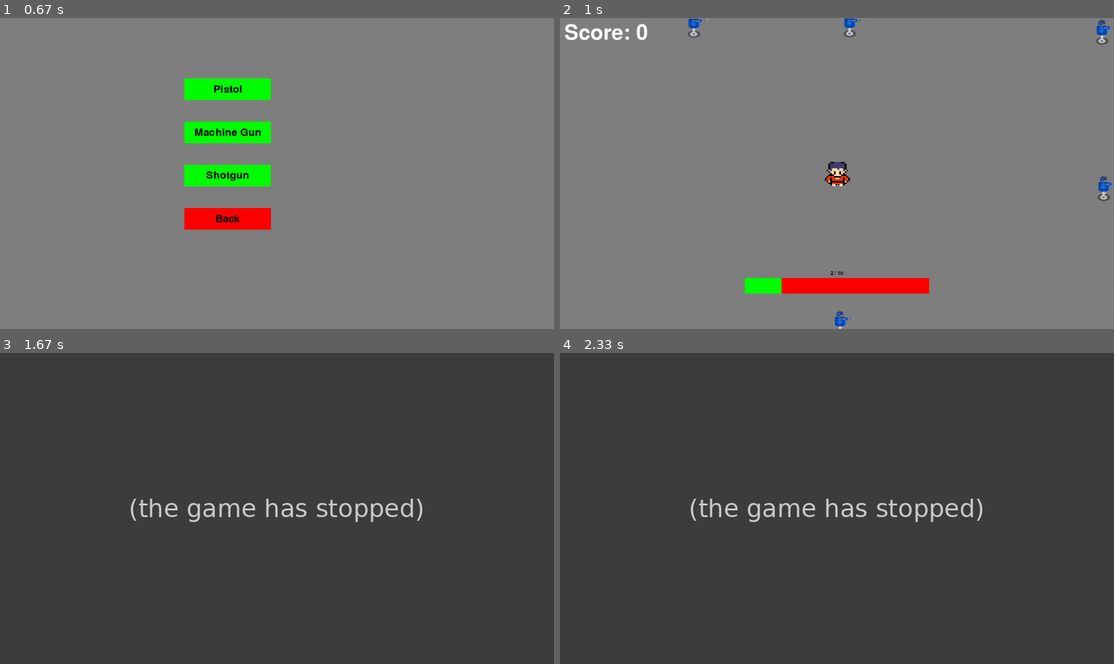
Above: before the commit, frames 1-4 (two rows, left to right).
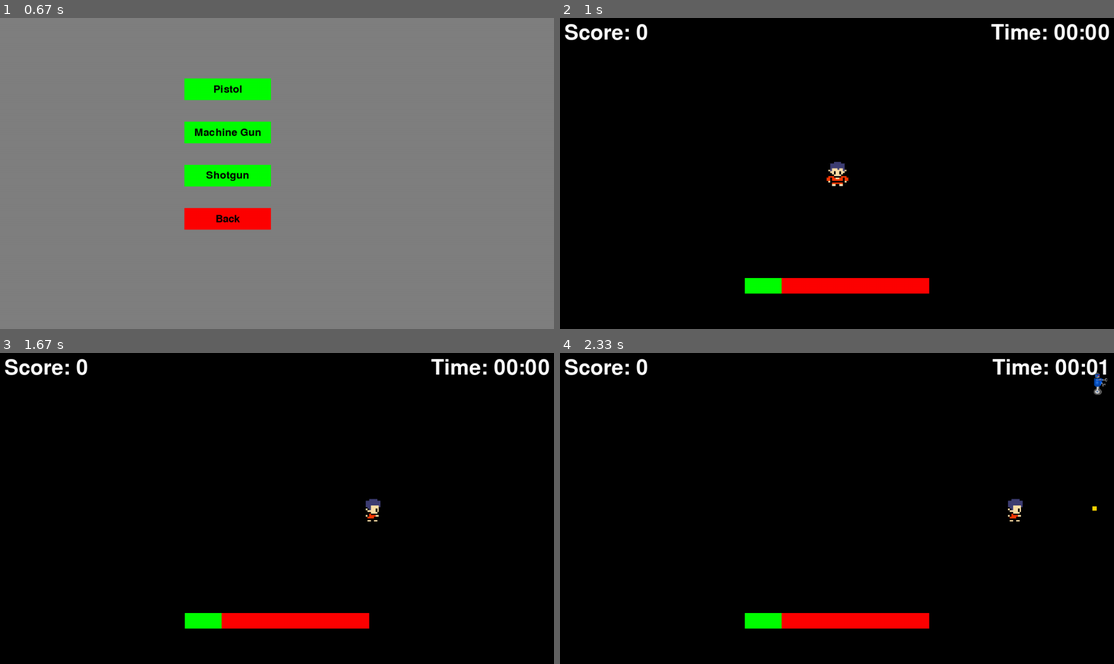
Above: after the commit, the same moments.

Repository: BeanSparrow/ChatGPT-Assisted-PyGame
Game: pygame game, started from game.py
The game is run twice, just before and just after one commit, with the same random seed, the same clock (stepped at 60 frames per second) and the same inputs.
Inputs (mouse positions are in pixels of both pictures, inside the frame that each line leads up to):
- Up to frame 1 (0.67 s): press the mouse at (321, 142) at 0.37 s; move the mouse to (360, 154) at 0.47 s; release the mouse at (404, 167) at 0.6 s
- Up to frame 2 (1 s): press the mouse at (787, 89) at 0.7 s; move the mouse to (914, 185) at 0.8 s; release the mouse at (1041, 282) at 0.93 s
- Up to frame 3 (1.67 s): hold Esc 1-1.47 s; hold D 1-1.47 s; move the mouse to (132, 393) at 1.03 s; hold Esc from 1.5 s (still down); hold D from 1.5 s (still down)
- Up to frame 4 (2.33 s): release Esc at 1.97 s; release D at 1.97 s; hold D from 2 s (still down)

Frame 1 is identical in both runs. In frame 2, 98% of the frame differs, in the area x 0-100%, y 0-100%; in frame 3, 100%; in frame 4, 100%.
Before the commit the program exited at 1 s; later frames show no game.

Commit message:
Many Updates, Pause Menu and EXP

Diff:
--- a/Ideas.txt
+++ b/Ideas.txt
@@ -15,3 +15,6 @@
 If Continuous Design:
     Background to move and the player stays in the center
     Enemies move closer to player as player moves in their direction
+
+
+Timer in top right
--- a/enemy.py
+++ b/enemy.py
@@ -7,17 +7,41 @@
         super().__init__()
 
         # Enemy Stats
-        self.picture_path = "Assets\Img\Enemy\Robot\Robot_move_right.png"
         self.size = 60
         self.radius = self.size // 2
-        self.image = pygame.image.load(self.picture_path).convert_alpha()
-        self.image = pygame.transform.scale(self.image, (self.size, self.size))
-        self.rect = self.image.get_rect(center=(width // 2, height // 2))
         self.speed = 1
+        self.current_health = 20
+        self.max_health = 20
+
+        # Animation Values
+        self.tick_count = 0
+        self.switch_interval = 30
+
+        #  Screen Stats
         self.screen_width = width
         self.screen_height = height
-        self.current_health = 20
-        self.max_health = 20
+
+        # Load multiple sprites for different directions
+        self.image_left1 = pygame.transform.scale(pygame.image.load("Assets\Img\Enemy\Robot\\robot_move_left.png").convert_alpha(), (self.size, self.size))
+        self.image_left2 = pygame.transform.scale(pygame.image.load("Assets\Img\Enemy\Robot\\robot_move_left_extend.png").convert_alpha(), (self.size, self.size))
+        self.image_up1 = pygame.transform.scale(pygame.image.load("Assets\Img\Enemy\Robot\\robot_left_updown.png").convert_alpha(), (self.size, self.size))
+        self.image_up2 = pygame.transform.scale(pygame.image.load("Assets\Img\Enemy\Robot\\robot_left_updown_extend.png").convert_alpha(), (self.size, self.size))
+
+         # Create sprites for right and down directions by flipping the left and up sprites
+        self.image_right1 = pygame.transform.flip(self.image_left1, True, False)
+        self.image_right2 = pygame.transform.flip(self.image_left2, True, False)
+        self.image_down1 = pygame.transform.flip(self.image_up1, True, False)
+        self.image_down2 = pygame.transform.flip(self.image_up2, True, False)
+
+         # Start with default images
+        self.image_right = self.image_right1
+        self.image_left = self.image_left1
+        self.image_up = self.image_up1
+        self.image_down = self.image_down1
+        self.image = self.image_right
+
+        self.rect = self.image.get_rect(center=(width // 2, height // 2))
+
 
     def set_initial_position(self):
         # Choose a random side of the screen (0=top, 1=right, 2=bottom, 3=left)
@@ -40,6 +64,9 @@
         self.current_health -= damage
 
     def move(self, player_x, player_y):
+        old_centerx = self.rect.centerx
+        old_centery = self.rect.centery
+
         dx = player_x - self.rect.centerx
         dy = player_y - self.rect.centery
         distance_to_player = max(1, math.hypot(dx, dy))
@@ -48,6 +75,39 @@
 
         self.rect.centerx += dx * self.speed
         self.rect.centery += dy * self.speed
+
+        # Increment tick count
+        self.tick_count += 1
+        if self.tick_count >= self.switch_interval:
+            # Switch images
+            if self.image_right == self.image_right1:
+                self.image_right = self.image_right2
+                self.image_left = self.image_left2
+                self.image_up = self.image_up2
+                self.image_down = self.image_down2
+            else:
+                self.image_right = self.image_right1
+                self.image_left = self.image_left1
+                self.image_up = self.image_up1
+                self.image_down = self.image_down1
+
+            # Reset tick count
+            self.tick_count = 0
+
+        # Determine direction based on old and new positions
+        delta_x = self.rect.centerx - old_centerx
+        delta_y = self.rect.centery - old_centery
+
+        if abs(delta_x) > abs(delta_y):  # Moving more horizontally than vertically
+            if delta_x > 0:  # Moving right
+                self.image = self.image_right
+            else:  # Moving left
+                self.image = self.image_left
+        else:  # Moving more vertically than horizontally
+            if delta_y > 0:  # Moving down
+                self.image = self.image_down
+            else:  # Moving up
+                self.image = self.image_up
 
     def draw_health_bar(self, screen):
         padding = 10
--- /dev/null
+++ b/exp_coin.py
@@ -0,0 +1,16 @@
+import pygame
+
+class EXPCoin(pygame.sprite.Sprite):
+    def __init__(self, x, y):
+        super().__init__()
+
+        # Enemy Stats
+        self.picture_path = "Assets\Img\Experience\XP_coin.png"
+        self.size = 30
+        self.x = x
+        self.y = y
+
+         # Load multiple sprites for different directions
+        self.image = pygame.transform.scale(pygame.image.load(self.picture_path).convert_alpha(), (self.size, self.size))
+        self.rect = self.image.get_rect()
+        self.rect.center = (x, y)
--- a/game.py
+++ b/game.py
@@ -6,10 +6,15 @@
 import random
 from player import Player
 from enemy import Enemy
+from exp_coin import EXPCoin
 from menus import create_main_menu
 from menus import create_weapon_selection_menu
 from menus import show_game_over_screen
+from menus import show_pause_menu
+from hud import draw_score
+from hud import draw_timer
 from health_bar import HealthBar
+from settings import Settings
 #endregion
 
 #region #### PYGAME INITIALIZE ####
@@ -21,9 +26,11 @@
     game.player.reset()
     game.enemy_sprites.empty()
     game.bullet_sprites.empty()
-    game.score = 0
-    game.enemies_spawned = 0
-    game.game_over_condition = False
+    game.exp_coins_sprites.empty()
+    game.settings.score = 0
+    game.settings.game_over_condition = False
+    game.settings.total_game_time = 0
+    game.settings.paused = False
     # Other reset logic can be added here as needed
 
 #endregion
@@ -32,6 +39,7 @@
 playerDeath = pygame.USEREVENT + 1
 enemyHit = pygame.USEREVENT + 2
 playerHit = pygame.USEREVENT + 3
+expPickup = pygame.USEREVENT +  4
 #endregion
 
 #region #### GLOBAL SETTINGS ####
@@ -42,35 +50,36 @@
 WHITE = (255, 255, 255)
 RED = (255, 0, 0)
 GRAY = (128, 128, 128)
+BLACK = (0, 0, 0)
 #endregion
 
 #region #### GAME CLASS ####
 class Game:
     #region #### GAME INITIALIZATION ####
     def __init__(self):
-        # Set up the display settings
-        self.screen_width = SCREEN_WIDTH
-        self.screen_height = SCREEN_HEIGHT
+        # Creating Settings
+        self.settings = Settings(SCREEN_WIDTH, SCREEN_HEIGHT)
 
         # Set up the display in fullscreen mode
         self.screen = pygame.display.set_mode((0, 0), pygame.FULLSCREEN)
-        pygame.display.set_caption("Untitled Hored Shooter")
-
-        # Create the player and enemy objects
+        pygame.display.set_caption("Untitled Hoard Shooter")
+
+        # Create the player
         self.player_group = pygame.sprite.Group()
-        self.player = Player(SCREEN_WIDTH // 2, SCREEN_HEIGHT // 2, SCREEN_WIDTH, SCREEN_HEIGHT)
+        self.player = Player(self.settings.screen_width // 2, self.settings.screen_height // 2, self.settings.screen_width, self.settings.screen_height)
         self.player_group.add(self.player)
 
         # Create the Health Bar Object
         self.health_bar = HealthBar(self.screen, self.player)
 
-        # Create the enemy sprite group
+        # Store Enemies
         self.enemy_sprites = pygame.sprite.Group()
-        self.max_enemies = 5  # The maximum number of enemies to create
-        self.enemies_spawned = 0  # The number of enemies that have been spawned
 
         # Store Bullets
         self.bullet_sprites = pygame.sprite.Group()
+
+        # Store Exp Coins
+        self.exp_coins_sprites = pygame.sprite.Group()
 
         # Timer for auto-firing bullets
         self.fire_timer = 0
@@ -79,26 +88,23 @@
         # Collision Event
         self.enemy_hit = False
         self.player_hit = False
+        self.player_gained_exp = False
         self.enemy_collisions = {}  # Dictionary to store enemy collisions
         self.player_collisions = {}  # Dictionary to store player collisions
-
-        #Game Over Condition
-        self.game_over_condition = False
-
-        #Score Counter
-        self.score = 0
+        self.exp_pickup_collision = {} # Dictionary to store XP Collisions
 
     #endregion
 
     #region #### GAME METHODS ####
     #region #### EVENT HANDLING ####
-    def handle_enemy_spawning(self):
+    def handle_enemy_spawning(self, dt):
         # Check if it's time to spawn a new enemy
-        if self.enemies_spawned < self.max_enemies:
-            enemy = Enemy(SCREEN_WIDTH, SCREEN_HEIGHT)
+        self.settings.enemy_timer += dt
+        if self.settings.enemy_timer >= self.settings.enemy_interval and len(self.enemy_sprites.sprites()) < self.settings.max_enemies:
+            enemy = Enemy(self.settings.screen_width, self.settings.screen_height)
             enemy.set_initial_position()
+            self.settings.enemy_timer = 0
             self.enemy_sprites.add(enemy)
-            self.enemies_spawned += 1
 
     def handle_events(self):
         # Custom Events
@@ -108,6 +114,11 @@
             pygame.event.post(pygame.event.Event(enemyHit))
         if self.player_hit:
             pygame.event.post(pygame.event.Event(playerHit))
+        if self.player_gained_exp:
+            pygame.event.post(pygame.event.Event(expPickup))
+
+        # Get Current Time
+        current_time = pygame.time.get_ticks()
 
         # Event handling
         for event in pygame.event.get():
@@ -116,14 +127,16 @@
                 self.quit_game()
             # End Game on Player Death
             if event.type == playerDeath:
-                self.game_over_condition = True
+                self.settings.game_over_condition = True
             # Handle Enemy Hit
             if event.type == enemyHit:
                 for bullet, enemies in self.enemy_collisions.items():
                     for enemy in enemies:
                         enemy.take_damage(self.player.weapon.damage)
                         if enemy.current_health <= 0:
-                            self.score += 1
+                            self.settings.score += 1
+                            exp_coin = EXPCoin(enemy.rect.centerx, enemy.rect.centery)
+                            self.exp_coins_sprites.add(exp_coin)
                             enemy.kill()
                 self.enemy_hit = False
                 self.enemy_collisions = {}
@@ -135,11 +148,18 @@
                         enemy.kill()
                 self.player_hit = False
                 self.player_collisions = {}
+            # Handle EXP Pickup
+            if event.type == expPickup:
+                for player, exp_coins in self.exp_pickup_collision.items():
+                    for exp in exp_coins:
+                        exp.kill()
+                        player.experience += 1
 
         # Keyboard input handling
         keys = pygame.key.get_pressed()
-        if keys[pygame.K_ESCAPE]:
-            self.quit_game()
+        if keys[pygame.K_ESCAPE] and current_time - self.settings.last_pause_time >= self.settings.pause_cooldown:
+            self.settings.paused = not self.settings.paused  # Toggle the pause state
+            self.settings.last_pause_time = current_time  # Update the last key time
         if keys[pygame.K_w]:
             self.player.move(0, -self.player.speed)
         if keys[pygame.K_s]:
@@ -165,6 +185,11 @@
         if player_collision:
             self.player_hit = True
             self.player_collisions = player_collision
+
+        exp_pickup_collision = pygame.sprite.groupcollide(self.player_group, self.exp_coins_sprites, False, False)
+        if exp_pickup_collision:
+            self.player_gained_exp = True
+            self.exp_pickup_collision = exp_pickup_collision
     #endregion
 
     #region #### UPDATES ####
@@ -177,9 +202,16 @@
         self.bullet_sprites.update()
         self.bullet_sprites.draw(self.screen)
 
+        # Draw Exp Coins
+        self.exp_coins_sprites.draw(self.screen)
+
         for bullet in self.bullet_sprites:
             if bullet.distance_traveled >= bullet.max_distance:
                 bullet.kill()
+
+        draw_score(game)
+        draw_timer(game)
+
 
 
     def fireBulletUpdate(self):
@@ -194,7 +226,7 @@
     #region #### DRAWING ####
     def draw(self):
         # Fill the screen with white
-        self.screen.fill(GRAY)
+        self.screen.fill(BLACK)
 
         # Draw the player
         self.player_group.draw(self.screen)
@@ -206,11 +238,6 @@
         self.collision_check()
         # Update Game State
         self.update()
-
-        # Draw the score on the top left corner
-        font = pygame.font.Font(None, 72)
-        score_text = font.render(f"Score: {self.score}", True, WHITE)
-        self.screen.blit(score_text, (10, 10))  # Display score at (10, 10)
 
         # Update the display
         pygame.display.flip()
@@ -221,24 +248,35 @@
         # Main game loop
         clock = pygame.time.Clock()
         while True:
-            clock.tick(60)  # Limit frame rate to 60 FPS
+            dt = clock.tick(60)  # Limit frame rate to 60 FPS
             self.handle_events()
-            self.handle_enemy_spawning()
-            self.draw()
-
-            # Auto-fire bullets
-            self.fire_timer += clock.get_time()
-            if self.fire_timer >= self.player.weapon.fire_interval:
-                self.fireBulletUpdate()
-                self.fire_timer = 0
-
-            if self.game_over_condition:
-                restart_choice = show_game_over_screen(self.screen, self.screen_width, self.screen_height)
-                if restart_choice == "restart":
+
+            if not self.settings.paused:
+                self.settings.total_game_time += dt
+                self.handle_enemy_spawning(dt)
+                self.draw()
+
+                # Auto-fire bullets
+                self.settings.fire_timer += clock.get_time()
+                if self.settings.fire_timer >= self.player.weapon.fire_interval:
+                    self.fireBulletUpdate()
+                    self.settings.fire_timer = 0
+
+                if self.settings.game_over_condition:
+                    restart_choice = show_game_over_screen(self.screen, self.settings.screen_width, self.settings.screen_height)
+                    if restart_choice == "restart":
+                        initialize_game(self)
+                        return "restart"
+                    else:
+                        break
+            else:
+                pause_restart_choice = show_pause_menu(game)
+                if pause_restart_choice == "restart":
                     initialize_game(self)
                     return "restart"
-                else:
-                    break
+
+
+
 
     #endregion
 
--- /dev/null
+++ b/hud.py
@@ -0,0 +1,20 @@
+# On Screen Visuals
+import pygame
+
+WHITE = (255, 255, 255)
+
+def draw_score(game):
+    # Draw the score on the top left corner
+    score_font = pygame.font.Font(None, 72)
+    score_text = score_font.render(f"Score: {game.settings.score}", True, WHITE)
+    game.screen.blit(score_text, (10, 10))  # Display score at (10, 10)
+
+def draw_timer(game):
+    # Draw the timer
+    minutes, milliseconds = divmod(game.settings.total_game_time, 60000)  # 60000 milliseconds = 1 minute
+    seconds = milliseconds // 1000
+    milliseconds %= 1000
+    timer_font = pygame.font.Font(None, 72)
+    timer_text = timer_font.render(f"Time: {int(minutes):02}:{int(seconds):02}", True, WHITE)
+    timer_rect = timer_text.get_rect(topright=(game.settings.screen_width - 10, 10))  # Position the timer in the top right corner
+    game.screen.blit(timer_text, timer_rect)
--- a/menus.py
+++ b/menus.py
@@ -11,8 +11,8 @@
             self.screen.fill((128, 128, 128))
 
             # Draw the main menu buttons
-            play_button_rect = pygame.Rect(self.screen_width / 2, (self.screen_height / 2) - 100, 200, 50)
-            quit_button_rect = pygame.Rect(self.screen_width / 2, (self.screen_height / 2) + 100, 200, 50)
+            play_button_rect = pygame.Rect(self.settings.screen_width / 2, (self.settings.screen_height / 2) - 100, 200, 50)
+            quit_button_rect = pygame.Rect(self.settings.screen_width / 2, (self.settings.screen_height / 2) + 100, 200, 50)
 
             pygame.draw.rect(self.screen, (0, 255, 0), play_button_rect)
             pygame.draw.rect(self.screen, (255, 0, 0), quit_button_rect)
@@ -45,10 +45,10 @@
         self.screen.fill((128, 128, 128))
 
         # Draw the weapon selection buttons
-        pistol_button_rect = pygame.Rect(self.screen_width / 3, (self.screen_height / 3) - 100, 200, 50)
-        machinegun_button_rect = pygame.Rect(self.screen_width / 3, self.screen_height / 3, 200, 50)
-        shotgun_button_rect = pygame.Rect(self.screen_width / 3, (self.screen_height / 3) + 100, 200, 50)
-        back_button_rect = pygame.Rect(self.screen_width / 3, (self.screen_height / 3) + 200, 200, 50)
+        pistol_button_rect = pygame.Rect(self.settings.screen_width / 3, (self.settings.screen_height / 3) - 100, 200, 50)
+        machinegun_button_rect = pygame.Rect(self.settings.screen_width / 3, self.settings.screen_height / 3, 200, 50)
+        shotgun_button_rect = pygame.Rect(self.settings.screen_width / 3, (self.settings.screen_height / 3) + 100, 200, 50)
+        back_button_rect = pygame.Rect(self.settings.screen_width / 3, (self.settings.screen_height / 3) + 200, 200, 50)
 
         pygame.draw.rect(self.screen, (0, 255, 0), pistol_button_rect)
         pygame.draw.rect(self.screen, (0, 255, 0), machinegun_button_rect)
@@ -125,3 +125,49 @@
         screen.blit(quit_text, (width / 2 - 50, height / 2 + 300))
 
         pygame.display.flip()
+
+def show_pause_menu(game):
+    font = pygame.font.Font(None, 72)
+    button_width = 200
+    button_height = 50
+    button_radius = 10
+    restart_button = pygame.Rect(game.settings.screen_width / 2 - button_width / 2, game.settings.screen_height / 2 + 100, button_width, button_height)
+    quit_button = pygame.Rect(game.settings.screen_width / 2 - button_width / 2, game.settings.screen_height / 2 + 300, button_width, button_height)
+    restart_text = font.render("Restart", True, (0, 0, 0))
+    quit_text = font.render("Quit", True, (0, 0, 0))
+
+    # Draw a semi-transparent overlay and a pause message
+    overlay = pygame.Surface((game.settings.screen_width, game.settings.screen_height)).convert()  # Create a new surface to use as an overlay
+    overlay.fill((0, 0, 0))  # Fill the overlay with black
+    overlay.set_alpha(200)  # Make the overlay semi-transparent
+    game.screen.blit(overlay, (0, 0))  # Draw the overlay onto the screen
+
+    # Draw the pause text
+    pause_text = font.render("Paused", True, (255, 255, 255))
+    pause_rect = pause_text.get_rect(center=(game.settings.screen_width // 2, game.settings.screen_height // 2))  # Center the pause text
+    game.screen.blit(pause_text, pause_rect)
+
+    # Draw restart button
+    pygame.draw.rect(game.screen, (0, 255, 0), restart_button, border_radius=button_radius)
+    game.screen.blit(restart_text, (game.settings.screen_width / 2 - 85, game.settings.screen_height / 2 + 100))
+
+    # Draw quit button
+    pygame.draw.rect(game.screen, (255, 0, 0), quit_button, border_radius=button_radius)
+    game.screen.blit(quit_text, (game.settings.screen_width / 2 - 55, game.settings.screen_height / 2 + 300))
+
+    while True:
+        game.handle_events()
+        if not game.settings.paused:  # Exit the pause menu loop if the game is no longer paused
+            return
+
+        # Check for button clicks
+        mouse_pos = pygame.mouse.get_pos()
+        mouse_click = pygame.mouse.get_pressed()
+
+        if restart_button.collidepoint(mouse_pos) and mouse_click[0]:
+            return "restart"
+        elif quit_button.collidepoint(mouse_pos) and mouse_click[0]:
+            pygame.quit()
+            sys.exit()
+
+        pygame.display.flip() # Update the Display
--- a/player.py
+++ b/player.py
@@ -10,6 +10,7 @@
 
         # Player Stats
         self.size = 60
+        self.experience = 0
         self.max_health = 10
         self.health = 2
         self.speed = 5
@@ -19,9 +20,18 @@
         # Player Sprite
         self.picture_path = "Assets\Img\Player\player_test.png"
         self.image = pygame.image.load(self.picture_path).convert_alpha()
+
+        # Left and Right Walking Images
+        self.images_left = [pygame.image.load('Assets\Img\Player\player_left1.png'), pygame.image.load('Assets\Img\Player\player_left2.png')]
+        self.images_right = [pygame.transform.flip(image, True, False) for image in self.images_left]
+
         self.image = pygame.transform.scale(self.image, (self.size, self.size))
         self.rect = self.image.get_rect()
         self.rect.center = (screen_width // 2, screen_height // 2)
+
+        # Animation Counter
+        self.current_image = 0
+        self.move_counter = 0
 
         # Player Facing Direction
         self.direction = (0, 0)  # (dx, dy)
@@ -38,6 +48,17 @@
 
         # Player has started moving, so set the flag to True
         self.began_moving = True
+
+        if self.move_counter >= 10:
+            self.move_counter = 0
+            self.current_image = (self.current_image + 1) % len(self.images_left)
+
+        if dx < 0:
+            self.image = pygame.transform.scale(self.images_left[self.current_image], (self.size, self.size))
+        elif dx > 0:
+            self.image = pygame.transform.scale(self.images_right[self.current_image], (self.size, self.size))
+
+        self.move_counter += 1
 
     def set_weapon(self, weapon):
         if weapon == "Pistol":
--- /dev/null
+++ b/settings.py
@@ -0,0 +1,30 @@
+# Maintain common settings for the game state
+
+class Settings:
+    def __init__(self, width, height):
+        # Display
+        self.screen_width = width
+        self.screen_height = height
+
+        # Timer
+        self.total_game_time = 0
+
+        # Enemy Settings
+        self.max_enemies = 5  # The maximum number of enemies to create
+        self.enemy_timer = 0
+        self.enemy_interval = 1000 # 1000 milliseconds = 1 second
+
+        # Fire Rate
+        self.fire_timer = 0
+        self.fire_interval = 1000  # 1000 milliseconds = 1 second
+
+        # Pause Flag
+        self.paused = False
+        self.pause_cooldown = 500  # Cooldown period in milliseconds
+        self.last_pause_time = 0  # Time when the last key was pressed
+
+        #Score Counter
+        self.score = 0
+
+        #Game Over Condition
+        self.game_over_condition = False
Binary file changed: Assets/Img/Enemy/Robot/Robot_move_right.png
Binary file added: Assets/Img/Enemy/Robot/Robot_move_right_extend.png
Binary file added: Assets/Img/Enemy/Robot/robot_left_updown.png
Binary file added: Assets/Img/Enemy/Robot/robot_left_updown_extend.png
Binary file changed: Assets/Img/Enemy/Robot/robot_move_left.png
Binary file added: Assets/Img/Enemy/Robot/robot_move_left_extend.png
Binary file added: Assets/Img/Enemy/Robot/robot_right_updown.png
Binary file added: Assets/Img/Enemy/Robot/robot_right_updown_extend.png
Binary file added: Assets/Img/Experience/XP_Coin.png
Binary file added: Assets/Img/Player/player_left1.png
Binary file added: Assets/Img/Player/player_left2.png
Binary file added: Assets/Img/Player/player_standing.png
